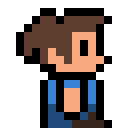
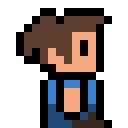
Layer changes from the first 128 × 128 image to the second:
painted on "Background" over box(96, 56, 112, 64)
